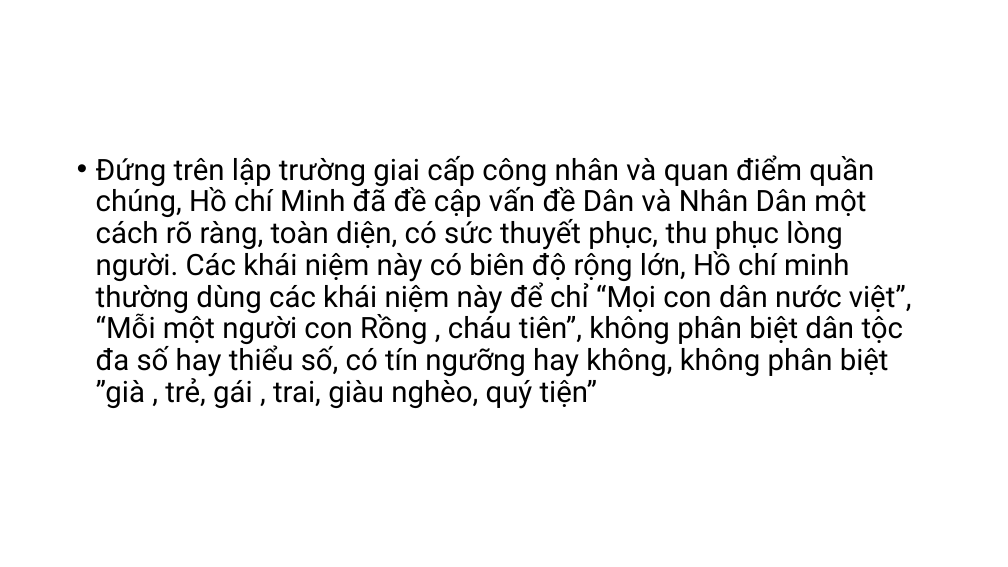
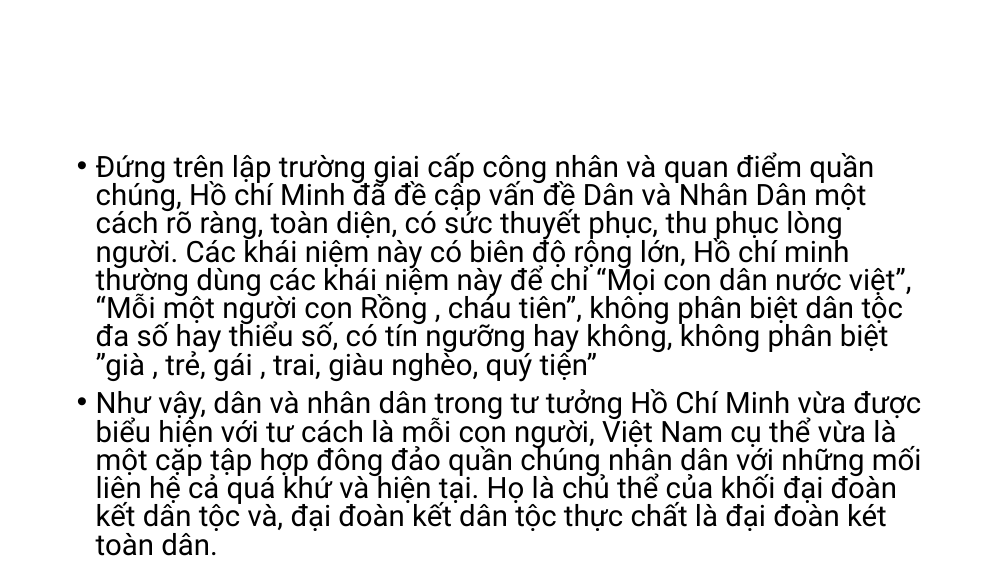
Before and after one commit to tramanh9999/hcm, a slide deck: slide 15 of Thuyết trình chương 5.pptx. Drawn at 1008x567 pixels with LibreOffice and Linux fonts; fonts in the diff are those of the drawing. Boxes give left, top, right and bottom in pixels: in the first picture for what was removed or moved away, otherwise in the second. Text is boxed around its words. In the diff, an @@ line names an element or a change of style, - is before the commit and + after.

Commit message:
update

```diff
--- a/Thuyết trình chương 5.pptx
+++ b/Thuyết trình chương 5.pptx
@@ text at (96,152,912,382): line spacing 0.9 to 0.8 @@
@@ text at (96,389,922,534): paragraph added @@
+• Như vậy, dân và nhân dân trong tư tưởng Hồ Chí Minh vừa được biểu hiện với tư cách là mỗi con người, Việt Nam cụ thể vừa là một cặp tập hợp đông đảo quần chúng nhân dân với những mối liên hệ cả quá khứ và hiện tại. Họ là chủ thể của khối đại đoàn kết dân tộc và, đại đoàn kết dân tộc thực chất là đại đoàn két toàn dân.
```
Also in this commit, not shown: 1 other slide changed, 3 slides added.
